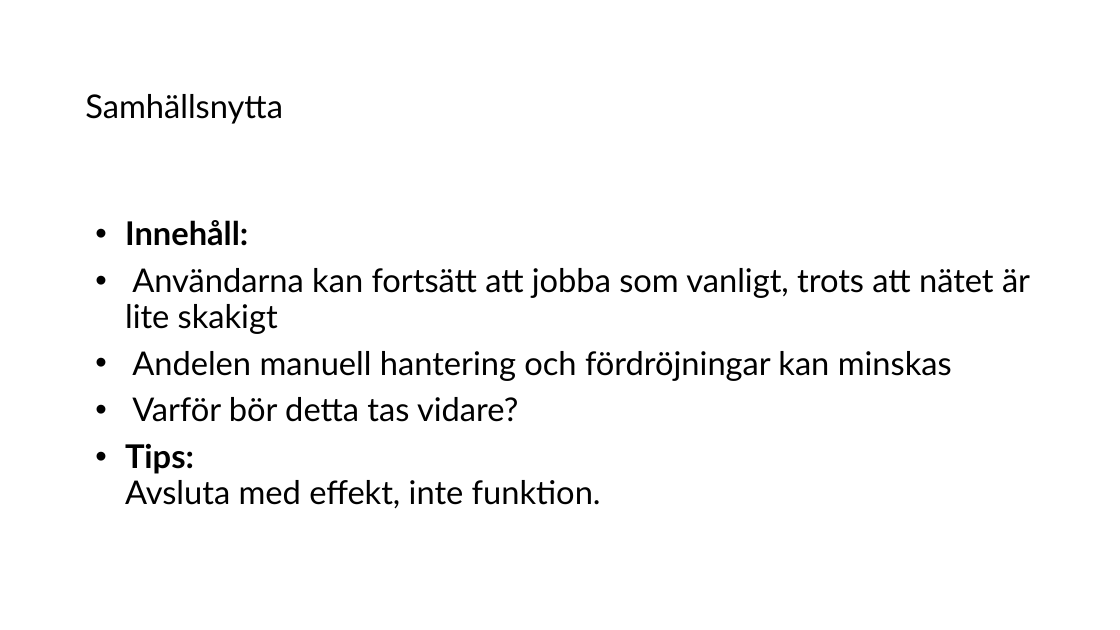
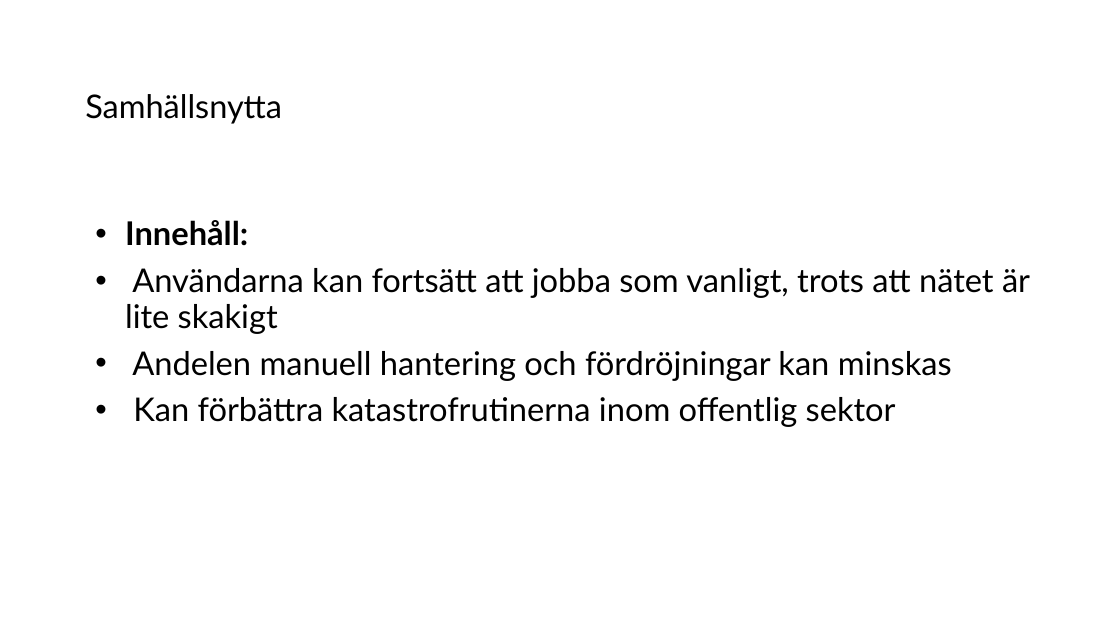
Before and after one commit to arizon-dread/region-orebro-lan, a slide deck: slide 7 of doc/Presentation KLIRR Hack Region Örebro län.odp (slide 8 before the commit). Drawn at 1120x630 pixels with LibreOffice and Linux fonts; fonts in the diff are those of the drawing. Boxes give left, top, right and bottom in pixels: in the first picture for what was removed or moved away, otherwise in the second. Text is boxed around its words. In the diff, an @@ line names an element or a change of style, - is before the commit and + after.

```diff
--- a/doc/Presentation KLIRR Hack Region Örebro län.odp
+++ b/doc/Presentation KLIRR Hack Region Örebro län.odp
@@ title "Samhällsnytta" at [85, 94, 282, 124]: size 28 to 27.9 pt @@
@@ text at [133, 397, 896, 427]: text changed @@
-• Varför bör detta tas vidare?
-• Tips:
-  Avsluta med effekt, inte funktion.
+• Kan förbättra katastrofrutinerna inom offentlig sektor
```
Also in this commit, not shown: 3 other slides changed, 1 slide added, 2 slides removed.
